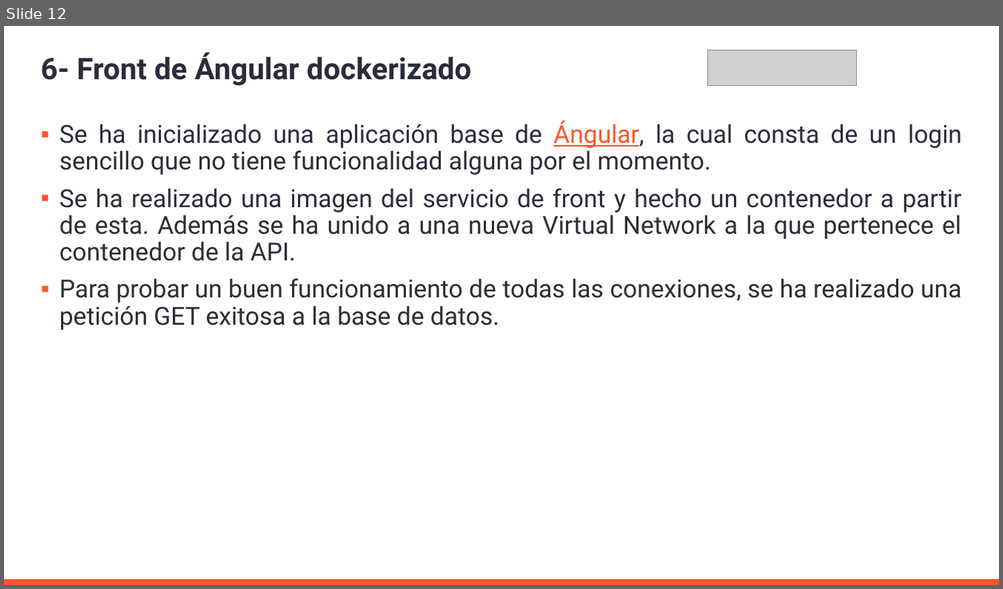
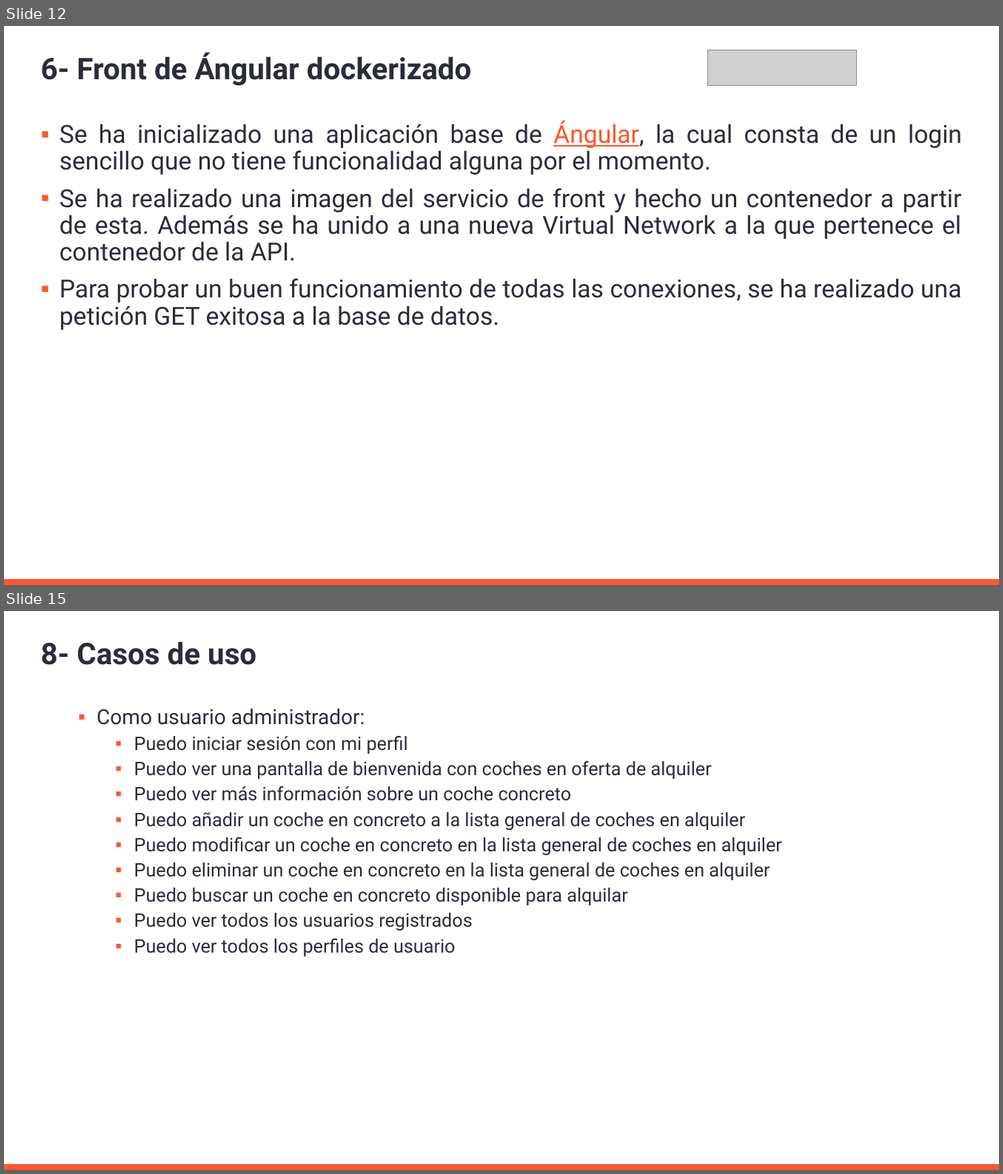
Before and after one commit to AleMedinaGarc/DotnetAPI-Practice, a slide deck: IniciacionDePracticasExternas.pptx. Shown one above the other, each under a label of ours: slide 12 before the commit, slides 12 and 15 after it; the slides between them are not shown. The pictures are 1003x589 and 1003x1174 pixels, drawn with LibreOffice and Linux fonts; fonts in the diff are those of the drawing; grey boxes stand for pictures; background and template pictures are left out. Boxes give left, top, right and bottom in pixels: in the first picture for what was removed or moved away, otherwise in the second. Text is boxed around its words. In the diff, an @@ line names an element or a change of style, - is before the commit and + after.

```diff
--- a/IniciacionDePracticasExternas.pptx
+++ b/IniciacionDePracticasExternas.pptx
@@ slide 15 added at [4, 611, 999, 1170], background #FFFFFF; not listed: 1 template element that a slide beside it also shows @@
@@ title added at [41, 641, 256, 665], 28.8 pt, text #2B2C3A, bold @@
+8- Casos de uso
@@ text added at [96, 709, 782, 957], 18 pt, text #2B2C3A @@
+  ▪ Como usuario administrador:
+    ▪ Puedo iniciar sesión con mi perfil
+    ▪ Puedo ver una pantalla de bienvenida con coches en oferta de alquiler
+    ▪ Puedo ver más información sobre un coche concreto
+    ▪ Puedo añadir un coche en concreto a la lista general de coches en alquiler
+    ▪ Puedo modificar un coche en concreto en la lista general de coches en alquiler
+    ▪ Puedo eliminar un coche en concreto en la lista general de coches en alquiler
+    ▪ Puedo buscar un coche en concreto disponible para alquilar
+    ▪ Puedo ver todos los usuarios registrados
+    ▪ Puedo ver todos los perfiles de usuario
```
Also in this commit, not shown: 6 slides changed, 1 other slide added, 2 other files.
